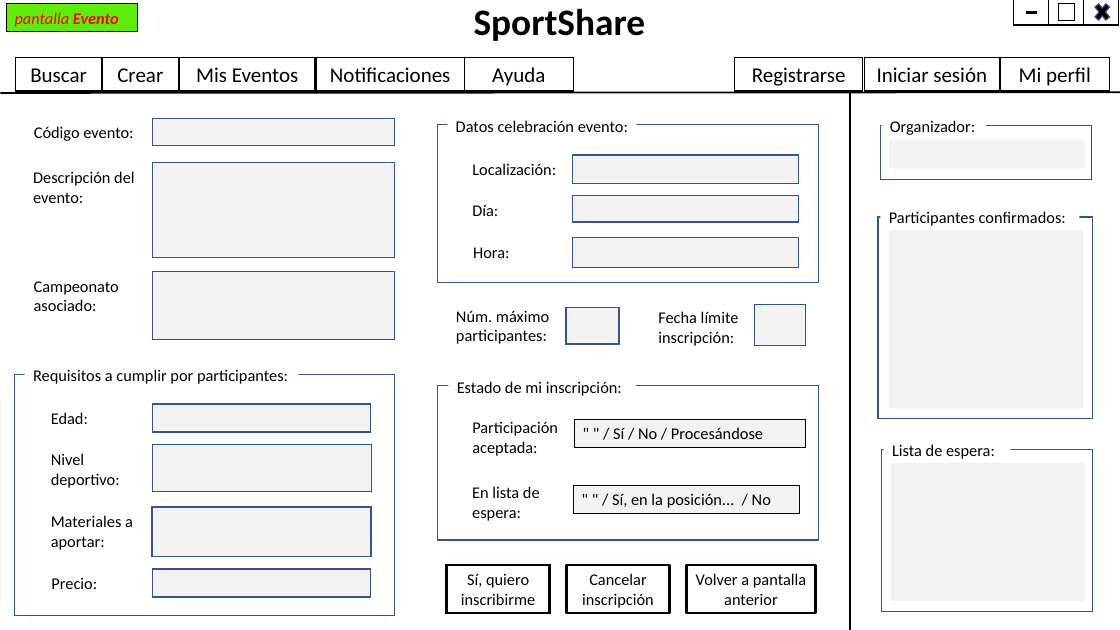
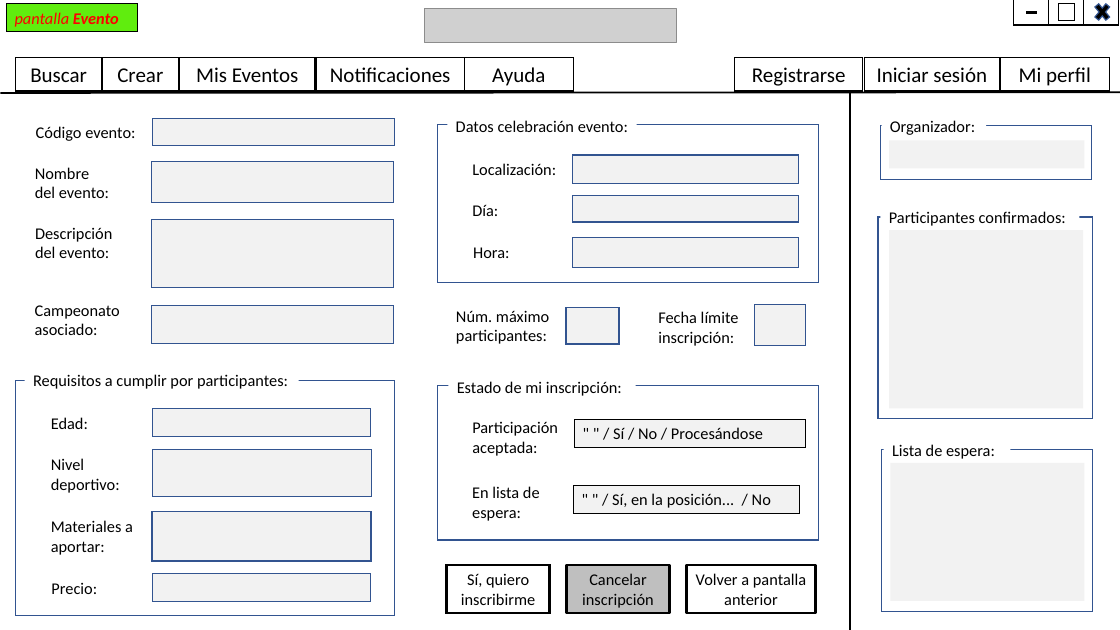
Before and after one commit to Enrique-Izquierdo/DAM_1--PI_verde, a slide deck: slide 1 of Mockup_PIverde.pptx. Drawn at 1120x630 pixels with LibreOffice and Linux fonts; fonts in the diff are those of the drawing; grey boxes stand for pictures. Boxes give left, top, right and bottom in pixels: in the first picture for what was removed or moved away, otherwise in the second. Text is boxed around its words. In the diff, an @@ line names an element or a change of style, - is before the commit and + after.

Commit message:
Incorporación del campo "nombre del evento" en la pantalla Evento, y del campo "ocultacion próximos eventos" en la ventana emergente Información/Valoración usuario

```diff
--- a/Mockup_PIverde.pptx
+++ b/Mockup_PIverde.pptx
@@ picture added at <box>424,8,676,43</box> @@
@@ text removed at <box>474,8,646,41</box> @@
-SportShare
@@ text added at <box>35,167,109,198</box>, 14 pt, text #000000 @@
+Nombre del evento:
@@ rectangle added at <box>152,161,394,202</box>, fill #F2F2F2, outline #325491 1 pt @@
@@ text at <box>35,227,112,258</box>: text changed @@
-Descripción del evento:
+Descripción
+del evento:
@@ rectangle: place and size @@
-rectangle at <box>153,163,395,258</box>
+rectangle at <box>151,219,393,288</box>
@@ text "Campeonato asociado:": place and size @@
-text "Campeonato asociado:" at <box>34,281,119,311</box>
+text "Campeonato asociado:" at <box>35,305,120,335</box>
@@ rectangle: place and size @@
-rectangle at <box>152,271,394,339</box>
+rectangle at <box>151,306,393,344</box>
@@ rectangle: place and size @@
-rectangle at <box>15,375,395,616</box>
+rectangle at <box>16,381,395,616</box>
@@ 5 texts, 4 rectangles: place and size @@
-5 texts, 4 rectangles at <box>33,369,371,597</box>
+5 texts, 4 rectangles at <box>33,374,371,602</box>
@@ rectangle "Cancelar inscripción" at <box>567,565,670,613</box>: fill none to #BFBFBF @@
```
Also in this commit, not shown: 2 other slides changed, 3 slides added.
